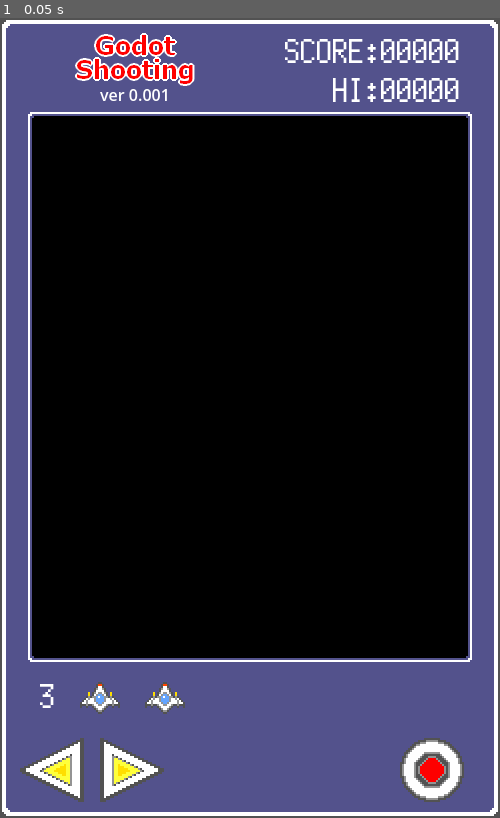
Above: before the commit, frame 1.
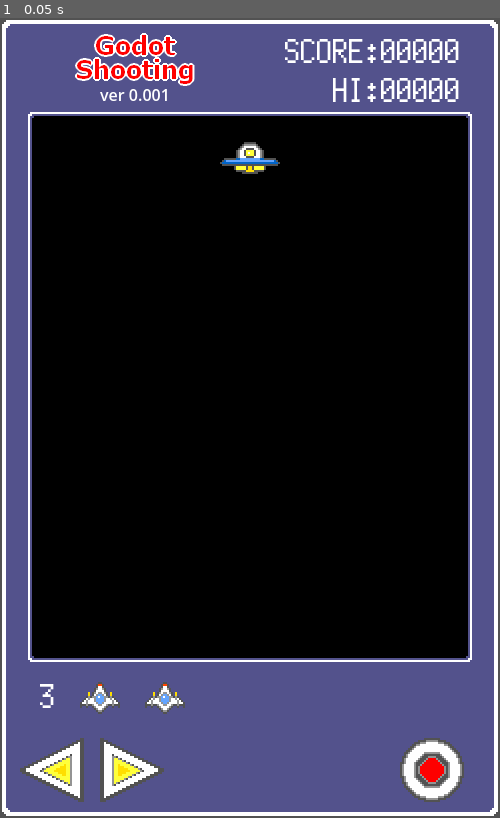
Above: after the commit, the same moment.

Repository: vivisuke/GD4Shooting
Game: Godot game, scene res://main_scene.tscn
The game is run twice, just before and just after one commit, with the same random seed, the same clock (stepped at 60 frames per second) and the same inputs.
Inputs:
- Up to frame 1 (0.05 s): no input

The runs differ from the first frame. In frame 1, 0.3% of the frame differs, in the area x 44-56%, y 15-20%.

Commit message:
0011 ◎ C 08/27 08/27 0.001│ToDo│UFO オブジェクト追加

Diff:
--- a/Gd4Shooting/main_scene.tscn
+++ b/Gd4Shooting/main_scene.tscn
@@ -1,5 +1,7 @@
-[gd_scene load_steps=11 format=3 uid="uid://swmccl33px8h"]
+[gd_scene load_steps=14 format=3 uid="uid://swmccl33px8h"]
 
+[ext_resource type="Texture2D" uid="uid://drgxckcu0gy70" path="res://images/ufo.png" id="1_3lpbb"]
+[ext_resource type="Script" path="res://scripts/main_scene.gd" id="1_af567"]
 [ext_resource type="Texture2D" uid="uid://grftf0fkt3gk" path="res://images/frame.png" id="1_blcxp"]
 [ext_resource type="Texture2D" uid="uid://coqquwd0ha2qh" path="res://images/title.png" id="2_hmrqn"]
 [ext_resource type="FontFile" uid="uid://478bnoav4k7" path="res://fonts/PixelMplus12-Regular.ttf" id="3_yeb5j"]
@@ -11,12 +13,31 @@
 [ext_resource type="Texture2D" uid="uid://bw0gtcccg51s6" path="res://images/btn2_pressed.png" id="8_a56ai"]
 [ext_resource type="Texture2D" uid="uid://cpn3fnhc8le8h" path="res://images/right_pressed.png" id="8_gvjdy"]
 
+[sub_resource type="RectangleShape2D" id="RectangleShape2D_61dx6"]
+size = Vector2(64, 32)
+
 [node name="MainScene" type="Node2D"]
+script = ExtResource("1_af567")
 
 [node name="BG" type="ColorRect" parent="."]
 offset_right = 500.0
 offset_bottom = 800.0
 color = Color(0, 0, 0, 1)
+
+[node name="UFO" type="CharacterBody2D" parent="."]
+position = Vector2(250, 140)
+
+[node name="Sprite2D" type="Sprite2D" parent="UFO"]
+texture = ExtResource("1_3lpbb")
+hframes = 2
+
+[node name="CollisionShape2D" type="CollisionShape2D" parent="UFO"]
+position = Vector2(0.5, 1)
+shape = SubResource("RectangleShape2D_61dx6")
+
+[node name="Timer" type="Timer" parent="UFO"]
+wait_time = 10.0
+autostart = true
 
 [node name="CanvasLayer" type="CanvasLayer" parent="."]
 
--- /dev/null
+++ b/Gd4Shooting/scripts/main_scene.gd
@@ -0,0 +1,11 @@
+extends Node2D
+
+
+# Called when the node enters the scene tree for the first time.
+func _ready():
+	pass # Replace with function body.
+
+
+# Called every frame. 'delta' is the elapsed time since the previous frame.
+func _process(delta):
+	pass
Not shown, changed: GD4Shooting.spr
